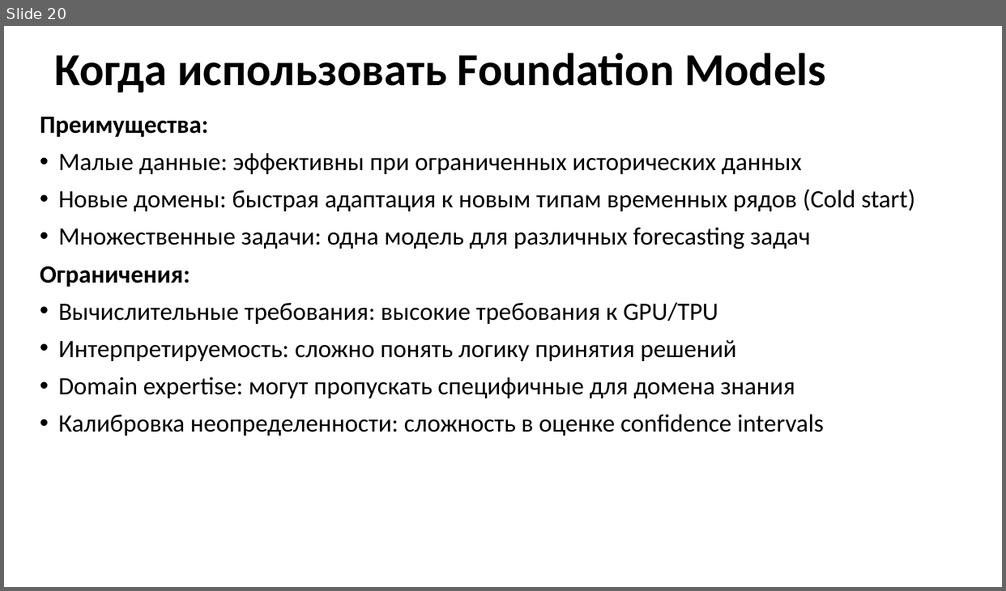
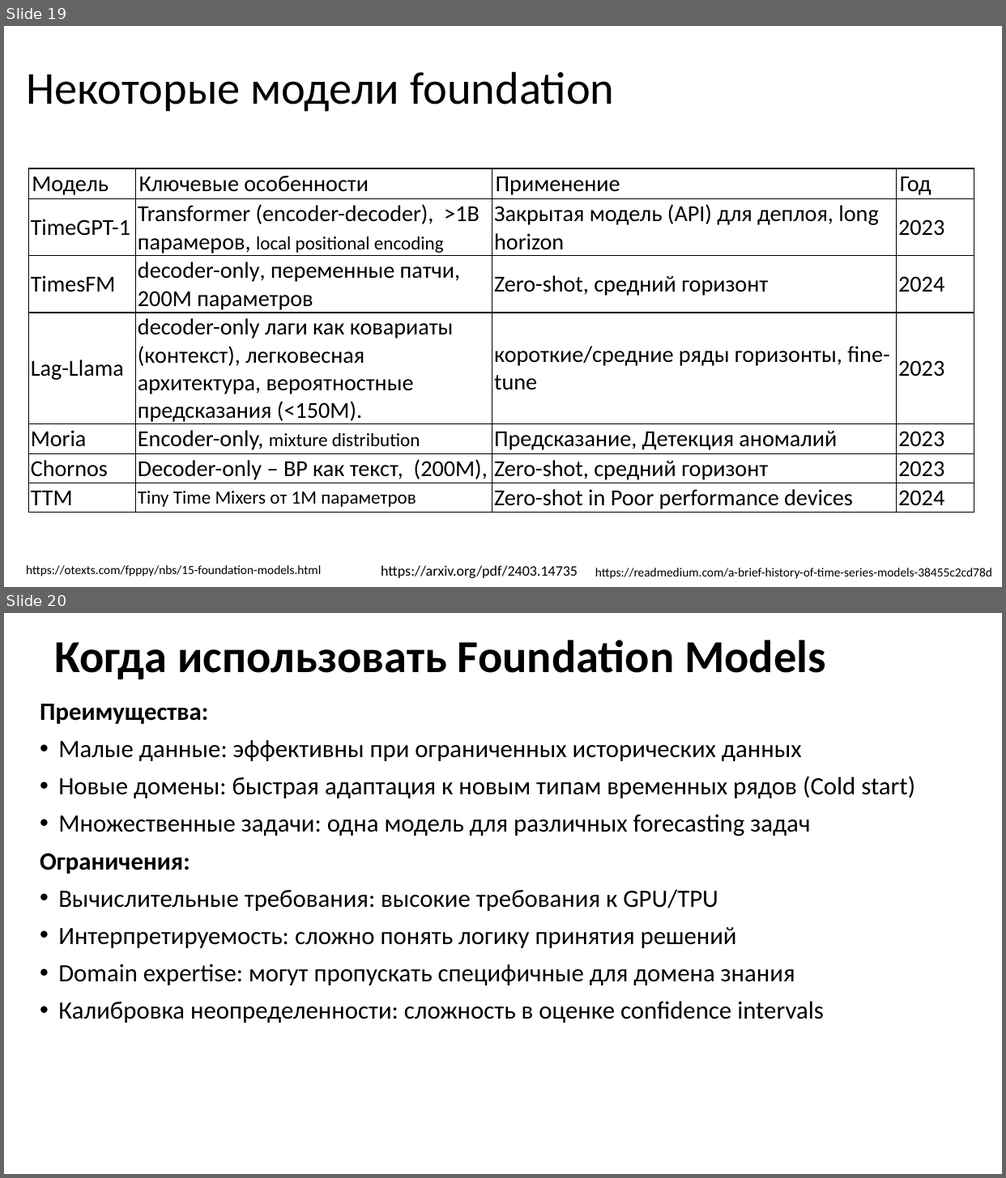
Before and after one commit to MVRonkin/TimeSeriesCourse, a slide deck: 2025/LEC/07-3 Transformers.pptx. Shown one above the other, each under a label of ours: slide 20 before the commit, slides 19 and 20 after it. The pictures are 1006x591 and 1006x1178 pixels, drawn with LibreOffice and Linux fonts; fonts in the diff are those of the drawing. Boxes give left, top, right and bottom in pixels: in the first picture for what was removed or moved away, otherwise in the second. Text is boxed around its words. In the diff, an @@ line names an element or a change of style, - is before the commit and + after.

```diff
--- a/2025/LEC/07-3 Transformers.pptx
+++ b/2025/LEC/07-3 Transformers.pptx
@@ slide 19 added at (4,26,1002,587), background #FFFFFF @@
@@ title added at (26,71,615,112), 44 pt, text #000000 @@
+Некоторые модели foundation
@@ table added at (28,169,974,513), 7 rows, 4 columns @@
+Модель | Ключевые особенности | Применение | Год
+TimeGPT-1 | Transformer (encoder-decoder), >1B парамеров, local positional encoding | Закрытая модель (API) для деплоя, long horizon | 2023
+TimesFM | decoder-only, переменные патчи, 200M параметров | Zero-shot, средний горизонт | 2024
+Lag-Llama | decoder-only лаги как ковариаты (контекст), легковесная архитектура, вероятностные предсказания (<150M). | короткие/средние ряды горизонты, fine-tune | 2023
+Moria | Encoder-only, mixture distribution | Предсказание, Детекция аномалий | 2023
+Chornos | Decoder-only – ВР как текст, (200M), | Zero-shot, средний горизонт | 2023
+TTM | Tiny Time Mixers от 1М параметров | Zero-shot in Poor performance devices | 2024
@@ text added at (26,565,321,577), 12 pt, text #000000 @@
+https://otexts.com/fpppy/nbs/15-foundation-models.html
@@ text added at (381,565,577,578), 14 pt, text #000000 @@
+https://arxiv.org/pdf/2403.14735
@@ text added at (595,568,992,579), 12 pt, text #000000 @@
+https://readmedium.com/a-brief-history-of-time-series-models-38455c2cd78d
```
Also in this commit, not shown: 3 slides changed, 1 other slide added, 68 slides removed.
